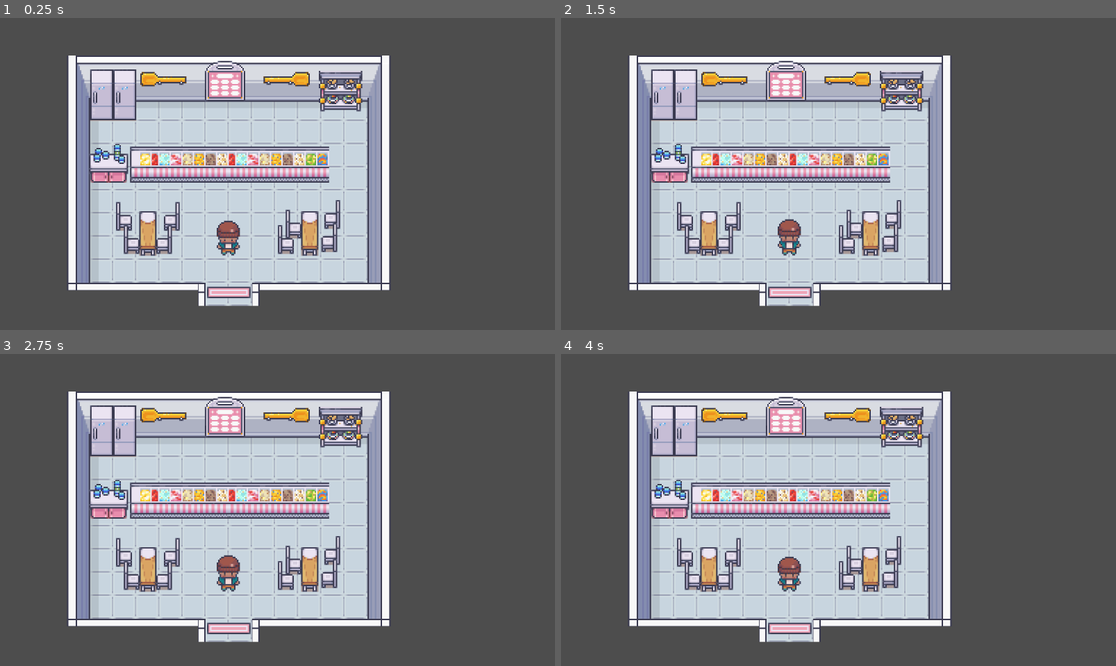
Above: before the commit, frames 1-4 (two rows, left to right).
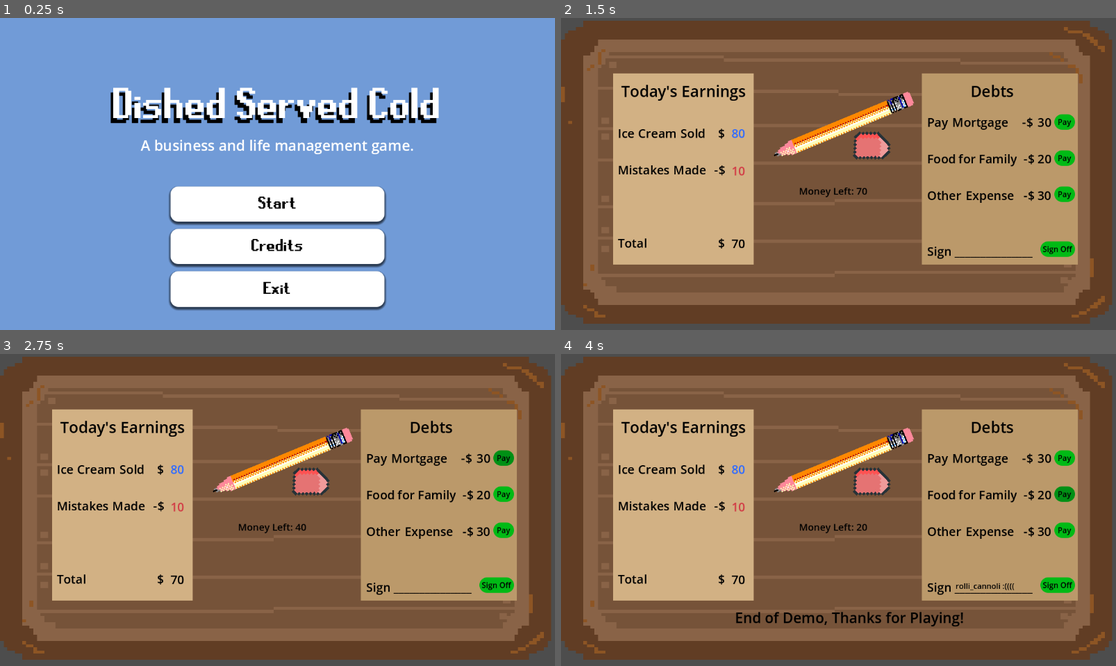
Above: after the commit, the same moments.

Repository: aehcipher/BroncoHack2025-GlycemicLoadComputers
Game: Godot game, scene res://main_menu.tscn
The game is run twice, just before and just after one commit, with the same random seed, the same clock (stepped at 60 frames per second) and the same inputs. Before the commit the project starts from res://scenes/world.tscn.
Inputs (mouse positions are in pixels of both pictures, inside the frame that each line leads up to):
- Up to frame 1 (0.25 s): no input
- Up to frame 2 (1.5 s): click (838, 205) at 0.5 s, where only the run after the commit has a clickable "Start"; click (905, 270) at 1.25 s, where only the run after the commit has a clickable "Skip"
- Up to frame 3 (2.75 s): click (505, 456) at 2 s, where only the run after the commit has a clickable "Pay"
- Up to frame 4 (4 s): click (1054, 584) at 2.75 s, where only the run after the commit has a clickable "Sign Off"; click (1066, 494) at 3.5 s, where only the run after the commit has a clickable "Pay"

The runs differ from the first frame. In frame 1, 99% of the frame differs, in the area x 0-100%, y 0-100%; in frame 2, 96%; in frame 3, 96%; in frame 4, 96%.

Commit message:
Updated a lot of stuff
finished a lot of stuff. final commit hopefully

Diff:
--- a/main_menu.gd
+++ b/main_menu.gd
@@ -3,8 +3,7 @@
 
 func _on_start_pressed() -> void:
 	print("Start pressed!")
-	# the scene that occcurs when we press start will be
-	# implemented by using this: get_tree().change_scene_to_file("path to next scene")
+	get_tree().change_scene_to_file("res://scenes/world.tscn")
 
 
 func _on_credits_pressed() -> void:
--- a/main_menu.tscn
+++ b/main_menu.tscn
@@ -128,7 +128,7 @@
 theme_override_constants/shadow_offset_y = 10
 theme_override_fonts/font = ExtResource("1_06t4h")
 theme_override_font_sizes/font_size = 100
-text = "[]"
+text = "Dished Served Cold"
 horizontal_alignment = 1
 vertical_alignment = 1
 
--- a/night_scene.gd
+++ b/night_scene.gd
@@ -11,6 +11,8 @@
 
 	label.text = "Money Left: " + str(totalMoney)
 	$Label12.visible = false
+	$Label13.visible = false
+	$Label14.visible = false
 
 func update_money(new_value):
 	totalMoney = totalMoney + new_value
@@ -49,4 +51,5 @@
 		$Label12.visible = true
 	else:
 		$Label12.visible = false
-		#switch to next scene
+		$Label13.visible = true
+		$Label14.visible = true
--- a/night_scene.tscn
+++ b/night_scene.tscn
@@ -131,7 +131,7 @@
 offset_bottom = 258.0
 theme_override_colors/font_color = Color(0.192364, 0.422228, 1, 1)
 theme_override_font_sizes/font_size = 25
-text = "T"
+text = "80"
 horizontal_alignment = 1
 vertical_alignment = 1
 
@@ -143,7 +143,7 @@
 offset_bottom = 336.0
 theme_override_colors/font_color = Color(0.823774, 0.240893, 0.276781, 1)
 theme_override_font_sizes/font_size = 25
-text = "T"
+text = "10"
 horizontal_alignment = 1
 vertical_alignment = 1
 
@@ -155,7 +155,7 @@
 offset_bottom = 487.0
 theme_override_colors/font_color = Color(0, 0, 0, 1)
 theme_override_font_sizes/font_size = 25
-text = "T"
+text = "70"
 horizontal_alignment = 1
 vertical_alignment = 1
 
@@ -167,7 +167,7 @@
 offset_bottom = 387.0
 theme_override_colors/font_color = Color(0, 0, 0, 1)
 theme_override_font_sizes/font_size = 25
-text = "T"
+text = "30"
 horizontal_alignment = 1
 vertical_alignment = 1
 
@@ -290,6 +290,27 @@
 horizontal_alignment = 1
 vertical_alignment = 1
 
+[node name="Label13" type="Label" parent="."]
+layout_mode = 0
+offset_left = 819.0
+offset_top = 470.0
+offset_right = 972.0
+offset_bottom = 493.0
+theme_override_colors/font_color = Color(0, 0, 0, 1)
+text = "rolli_cannoli :(((("
+
+[node name="Label14" type="Label" parent="."]
+layout_mode = 0
+offset_left = 361.0
+offset_top = 516.0
+offset_right = 836.0
+offset_bottom = 579.0
+theme_override_colors/font_color = Color(0, 0, 0, 1)
+theme_override_font_sizes/font_size = 30
+text = "End of Demo, Thanks for Playing!"
+horizontal_alignment = 1
+vertical_alignment = 1
+
 [connection signal="pressed" from="Button" to="." method="_on_PayMortgage_pressed"]
 [connection signal="pressed" from="Button2" to="." method="_on_payFood_pressed"]
 [connection signal="pressed" from="Button3" to="." method="_on_payOther_pressed"]
--- a/player.gd
+++ /dev/null
@@ -1,54 +0,0 @@
-extends Area2D
-
-@export var speed = 200 # How fast the player will move (pixels/sec).
-var screen_size # Size of the game window.
-var facing_direction = 3 # What direction character is facing. 1=up, 2=left, 3=down, 4=right
-
-# Initializes on start
-func _ready():
-	screen_size = get_viewport_rect().size
-
-func _process(delta):
-	var velocity = Vector2.ZERO # The player's movement vector.
-	if Input.is_action_pressed("right"):
-		velocity.x += 1
-		facing_direction = 4
-	if Input.is_action_pressed("left"):
-		velocity.x -= 1
-		facing_direction = 2
-	if Input.is_action_pressed("down"):
-		velocity.y += 1
-		facing_direction = 3
-	if Input.is_action_pressed("up"):
-		velocity.y -= 1
-		facing_direction = 1
-
-	if velocity.length() > 0:
-		velocity = velocity.normalized() * speed
-		$AnimatedSprite2D.play()
-
-	position += velocity * delta
-	position = position.clamp(Vector2.ZERO, screen_size)
-
-	if velocity.length() > 0:
-		# set appropriate run animation
-		if velocity.x > 0:
-			$AnimatedSprite2D.animation = "runRight"
-		elif velocity.x < 0:
-			$AnimatedSprite2D.animation = "runLeft"
-		elif velocity.y < 0:
-			$AnimatedSprite2D.animation = "runUp"
-		elif velocity.y > 0:
-			$AnimatedSprite2D.animation = "runDown"
-		$AnimatedSprite2D.play()
-	else:
-		# set appropriate idle animation
-		if facing_direction == 1:
-			$AnimatedSprite2D.animation = "idleUp"
-		elif facing_direction == 3:
-			$AnimatedSprite2D.animation = "idleDown"
-		elif facing_direction == 2:
-			$AnimatedSprite2D.animation = "idleLeft"
-		elif facing_direction == 4:
-			$AnimatedSprite2D.animation = "idleRight"
-		$AnimatedSprite2D.play()
--- a/project.godot
+++ b/project.godot
@@ -11,7 +11,7 @@
 [application]
 
 config/name="BroncoHack2025-GlycemicLoadComputers"
-run/main_scene="uid://dv6xfr22y0srw"
+run/main_scene="uid://df1ssq3lyxepr"
 config/features=PackedStringArray("4.4", "GL Compatibility")
 config/icon="res://icon.svg"
 
--- a/scenes/world.tscn
+++ b/scenes/world.tscn
@@ -1,11 +1,12 @@
-[gd_scene load_steps=13 format=4 uid="uid://dv6xfr22y0srw"]
+[gd_scene load_steps=64 format=4 uid="uid://dv6xfr22y0srw"]
 
 [ext_resource type="Texture2D" uid="uid://b5bmnmuqv048b" path="res://art/tileset/Room_Builder_Walls_48x48.png" id="2_71j4m"]
 [ext_resource type="Texture2D" uid="uid://bahf2eesqqnt7" path="res://art/tileset/Room_Builder_Floors_48x48.png" id="3_qfnet"]
 [ext_resource type="Texture2D" uid="uid://bv2ej5ttf8a7t" path="res://art/objects/24_Ice_Cream_Shop_48x48.png" id="4_71j4m"]
 [ext_resource type="Texture2D" uid="uid://dhg5oqnki7yu4" path="res://art/tileset/Room_Builder_3d_walls_48x48.png" id="4_i7141"]
 [ext_resource type="Texture2D" uid="uid://dgrd46xaqnbp4" path="res://art/objects/12_Kitchen_48x48.png" id="5_71j4m"]
-[ext_resource type="PackedScene" uid="uid://bllqov7i62ey8" path="res://character_body_2d.tscn" id="6_qfnet"]
+[ext_resource type="Script" uid="uid://biulj0uentmyo" path="res://scripts/player.gd" id="7_4mrxx"]
+[ext_resource type="Texture2D" uid="uid://ciorov5pb2wdi" path="res://art/characters/Premade_Character_48x48_04.png" id="7_i7141"]
 
 [sub_resource type="TileSetAtlasSource" id="TileSetAtlasSource_7r4gi"]
 texture = ExtResource("2_71j4m")
@@ -213,6 +214,389 @@
 sources/4 = SubResource("TileSetAtlasSource_qfnet")
 sources/6 = SubResource("TileSetAtlasSource_i7141")
 
+[sub_resource type="AtlasTexture" id="AtlasTexture_ij6vw"]
+atlas = ExtResource("7_i7141")
+region = Rect2(864, 96, 48, 96)
+
+[sub_resource type="AtlasTexture" id="AtlasTexture_ghijl"]
+atlas = ExtResource("7_i7141")
+region = Rect2(912, 96, 48, 96)
+
+[sub_resource type="AtlasTexture" id="AtlasTexture_44cfe"]
+atlas = ExtResource("7_i7141")
+region = Rect2(960, 96, 48, 96)
+
+[sub_resource type="AtlasTexture" id="AtlasTexture_dd465"]
+atlas = ExtResource("7_i7141")
+region = Rect2(1008, 96, 48, 96)
+
+[sub_resource type="AtlasTexture" id="AtlasTexture_lhvu3"]
+atlas = ExtResource("7_i7141")
+region = Rect2(1056, 96, 48, 96)
+
+[sub_resource type="AtlasTexture" id="AtlasTexture_4sjlk"]
+atlas = ExtResource("7_i7141")
+region = Rect2(1104, 96, 48, 96)
+
+[sub_resource type="AtlasTexture" id="AtlasTexture_qp52p"]
+atlas = ExtResource("7_i7141")
+region = Rect2(576, 96, 48, 96)
+
+[sub_resource type="AtlasTexture" id="AtlasTexture_6ct3r"]
+atlas = ExtResource("7_i7141")
+region = Rect2(624, 96, 48, 96)
+
+[sub_resource type="AtlasTexture" id="AtlasTexture_1kp85"]
+atlas = ExtResource("7_i7141")
+region = Rect2(672, 96, 48, 96)
+
+[sub_resource type="AtlasTexture" id="AtlasTexture_qnedo"]
+atlas = ExtResource("7_i7141")
+region = Rect2(720, 96, 48, 96)
+
+[sub_resource type="AtlasTexture" id="AtlasTexture_wyqjk"]
+atlas = ExtResource("7_i7141")
+region = Rect2(768, 96, 48, 96)
+
+[sub_resource type="AtlasTexture" id="AtlasTexture_k85er"]
+atlas = ExtResource("7_i7141")
+region = Rect2(816, 96, 48, 96)
+
+[sub_resource type="AtlasTexture" id="AtlasTexture_ebjds"]
+atlas = ExtResource("7_i7141")
+region = Rect2(0, 96, 48, 96)
+
+[sub_resource type="AtlasTexture" id="AtlasTexture_y1dt5"]
+atlas = ExtResource("7_i7141")
+region = Rect2(48, 96, 48, 96)
+
+[sub_resource type="AtlasTexture" id="AtlasTexture_au0nh"]
+atlas = ExtResource("7_i7141")
+region = Rect2(96, 96, 48, 96)
+
+[sub_resource type="AtlasTexture" id="AtlasTexture_76bt2"]
+atlas = ExtResource("7_i7141")
+region = Rect2(144, 96, 48, 96)
+
+[sub_resource type="AtlasTexture" id="AtlasTexture_sxias"]
+atlas = ExtResource("7_i7141")
+region = Rect2(192, 96, 48, 96)
+
+[sub_resource type="AtlasTexture" id="AtlasTexture_ucfvk"]
+atlas = ExtResource("7_i7141")
+region = Rect2(240, 96, 48, 96)
+
+[sub_resource type="AtlasTexture" id="AtlasTexture_2dyae"]
+atlas = ExtResource("7_i7141")
+region = Rect2(288, 96, 48, 96)
+
+[sub_resource type="AtlasTexture" id="AtlasTexture_2u5n8"]
+atlas = ExtResource("7_i7141")
+region = Rect2(336, 96, 48, 96)
+
+[sub_resource type="AtlasTexture" id="AtlasTexture_73nau"]
+atlas = ExtResource("7_i7141")
+region = Rect2(384, 96, 48, 96)
+
+[sub_resource type="AtlasTexture" id="AtlasTexture_skrk8"]
+atlas = ExtResource("7_i7141")
+region = Rect2(432, 96, 48, 96)
+
+[sub_resource type="AtlasTexture" id="AtlasTexture_ye16i"]
+atlas = ExtResource("7_i7141")
+region = Rect2(480, 96, 48, 96)
+
+[sub_resource type="AtlasTexture" id="AtlasTexture_75u2t"]
+atlas = ExtResource("7_i7141")
+region = Rect2(528, 96, 48, 96)
+
+[sub_resource type="AtlasTexture" id="AtlasTexture_7qa1u"]
+atlas = ExtResource("7_i7141")
+region = Rect2(864, 192, 48, 96)
+
+[sub_resource type="AtlasTexture" id="AtlasTexture_8gu1l"]
+atlas = ExtResource("7_i7141")
+region = Rect2(912, 192, 48, 96)
+
+[sub_resource type="AtlasTexture" id="AtlasTexture_jsgy1"]
+atlas = ExtResource("7_i7141")
+region = Rect2(960, 192, 48, 96)
+
+[sub_resource type="AtlasTexture" id="AtlasTexture_el80s"]
+atlas = ExtResource("7_i7141")
+region = Rect2(1008, 192, 48, 96)
+
+[sub_resource type="AtlasTexture" id="AtlasTexture_oxcm1"]
+atlas = ExtResource("7_i7141")
+region = Rect2(1056, 192, 48, 96)
+
+[sub_resource type="AtlasTexture" id="AtlasTexture_ltww1"]
+atlas = ExtResource("7_i7141")
+region = Rect2(1104, 192, 48, 96)
+
+[sub_resource type="AtlasTexture" id="AtlasTexture_a7mna"]
+atlas = ExtResource("7_i7141")
+region = Rect2(576, 192, 48, 96)
+
+[sub_resource type="AtlasTexture" id="AtlasTexture_lmwkj"]
+atlas = ExtResource("7_i7141")
+region = Rect2(624, 192, 48, 96)
+
+[sub_resource type="AtlasTexture" id="AtlasTexture_k3r5w"]
+atlas = ExtResource("7_i7141")
+region = Rect2(672, 192, 48, 96)
+
+[sub_resource type="AtlasTexture" id="AtlasTexture_1rslu"]
+atlas = ExtResource("7_i7141")
+region = Rect2(720, 192, 48, 96)
+
+[sub_resource type="AtlasTexture" id="AtlasTexture_3uyxa"]
+atlas = ExtResource("7_i7141")
+region = Rect2(768, 192, 48, 96)
+
+[sub_resource type="AtlasTexture" id="AtlasTexture_61y8d"]
+atlas = ExtResource("7_i7141")
+region = Rect2(816, 192, 48, 96)
+
+[sub_resource type="AtlasTexture" id="AtlasTexture_8icv6"]
+atlas = ExtResource("7_i7141")
+region = Rect2(0, 192, 48, 96)
+
+[sub_resource type="AtlasTexture" id="AtlasTexture_mwn6v"]
+atlas = ExtResource("7_i7141")
+region = Rect2(48, 192, 48, 96)
+
+[sub_resource type="AtlasTexture" id="AtlasTexture_ms8fj"]
+atlas = ExtResource("7_i7141")
+region = Rect2(96, 192, 48, 96)
+
+[sub_resource type="AtlasTexture" id="AtlasTexture_unmcv"]
+atlas = ExtResource("7_i7141")
+region = Rect2(144, 192, 48, 96)
+
+[sub_resource type="AtlasTexture" id="AtlasTexture_gh552"]
+atlas = ExtResource("7_i7141")
+region = Rect2(192, 192, 48, 96)
+
+[sub_resource type="AtlasTexture" id="AtlasTexture_mbxdm"]
+atlas = ExtResource("7_i7141")
+region = Rect2(240, 192, 48, 96)
+
+[sub_resource type="AtlasTexture" id="AtlasTexture_rk7dk"]
+atlas = ExtResource("7_i7141")
+region = Rect2(288, 192, 48, 96)
+
+[sub_resource type="AtlasTexture" id="AtlasTexture_uafw2"]
+atlas = ExtResource("7_i7141")
+region = Rect2(336, 192, 48, 96)
+
+[sub_resource type="AtlasTexture" id="AtlasTexture_76puf"]
+atlas = ExtResource("7_i7141")
+region = Rect2(384, 192, 48, 96)
+
+[sub_resource type="AtlasTexture" id="AtlasTexture_wd4sy"]
+atlas = ExtResource("7_i7141")
+region = Rect2(432, 192, 48, 96)
+
+[sub_resource type="AtlasTexture" id="AtlasTexture_nqd4t"]
+atlas = ExtResource("7_i7141")
+region = Rect2(480, 192, 48, 96)
+
+[sub_resource type="AtlasTexture" id="AtlasTexture_tqjdw"]
+atlas = ExtResource("7_i7141")
+region = Rect2(528, 192, 48, 96)
+
+[sub_resource type="SpriteFrames" id="SpriteFrames_4mrxx"]
+animations = [{
+"frames": [{
+"duration": 1.0,
+"texture": SubResource("AtlasTexture_ij6vw")
+}, {
+"duration": 1.0,
+"texture": SubResource("AtlasTexture_ghijl")
+}, {
+"duration": 1.0,
+"texture": SubResource("AtlasTexture_44cfe")
+}, {
+"duration": 1.0,
+"texture": SubResource("AtlasTexture_dd465")
+}, {
+"duration": 1.0,
+"texture": SubResource("AtlasTexture_lhvu3")
+}, {
+"duration": 1.0,
+"texture": SubResource("AtlasTexture_4sjlk")
+}],
+"loop": true,
+"name": &"idleDown",
+"speed": 4.0
+}, {
+"frames": [{
+"duration": 1.0,
+"texture": SubResource("AtlasTexture_qp52p")
+}, {
+"duration": 1.0,
+"texture": SubResource("AtlasTexture_6ct3r")
+}, {
+"duration": 1.0,
+"texture": SubResource("AtlasTexture_1kp85")
+}, {
+"duration": 1.0,
+"texture": SubResource("AtlasTexture_qnedo")
+}, {
+"duration": 1.0,
+"texture": SubResource("AtlasTexture_wyqjk")
+}, {
+"duration": 1.0,
+"texture": SubResource("AtlasTexture_k85er")
+}],
+"loop": true,
+"name": &"idleLeft",
+"speed": 4.0
+}, {
+"frames": [{
+"duration": 1.0,
+"texture": SubResource("AtlasTexture_ebjds")
+}, {
+"duration": 1.0,
+"texture": SubResource("AtlasTexture_y1dt5")
+}, {
+"duration": 1.0,
+"texture": SubResource("AtlasTexture_au0nh")
+}, {
+"duration": 1.0,
+"texture": SubResource("AtlasTexture_76bt2")
+}, {
+"duration": 1.0,
+"texture": SubResource("AtlasTexture_sxias")
+}, {
+"duration": 1.0,
+"texture": SubResource("AtlasTexture_ucfvk")
+}],
+"loop": true,
+"name": &"idleRight",
+"speed": 4.0
+}, {
+"frames": [{
+"duration": 1.0,
+"texture": SubResource("AtlasTexture_2dyae")
+}, {
+"duration": 1.0,
+"texture": SubResource("AtlasTexture_2u5n8")
+}, {
+"duration": 1.0,
+"texture": SubResource("AtlasTexture_73nau")
+}, {
+"duration": 1.0,
+"texture": SubResource("AtlasTexture_skrk8")
+}, {
+"duration": 1.0,
+"texture": SubResource("AtlasTexture_ye16i")
+}, {
+"duration": 1.0,
+"texture": SubResource("AtlasTexture_75u2t")
+}],
+"loop": true,
+"name": &"idleUp",
+"speed": 4.0
+}, {
+"frames": [{
+"duration": 1.0,
+"texture": SubResource("AtlasTexture_7qa1u")
+}, {
+"duration": 1.0,
+"texture": SubResource("AtlasTexture_8gu1l")
+}, {
+"duration": 1.0,
+"texture": SubResource("AtlasTexture_jsgy1")
+}, {
+"duration": 1.0,
+"texture": SubResource("AtlasTexture_el80s")
+}, {
+"duration": 1.0,
+"texture": SubResource("AtlasTexture_oxcm1")
+}, {
+"duration": 1.0,
+"texture": SubResource("AtlasTexture_ltww1")
+}],
+"loop": true,
+"name": &"runDown",
+"speed": 8.0
+}, {
+"frames": [{
+"duration": 1.0,
+"texture": SubResource("AtlasTexture_a7mna")
+}, {
+"duration": 1.0,
+"texture": SubResource("AtlasTexture_lmwkj")
+}, {
+"duration": 1.0,
+"texture": SubResource("AtlasTexture_k3r5w")
+}, {
+"duration": 1.0,
+"texture": SubResource("AtlasTexture_1rslu")
+}, {
+"duration": 1.0,
+"texture": SubResource("AtlasTexture_3uyxa")
+}, {
+"duration": 1.0,
+"texture": SubResource("AtlasTexture_61y8d")
+}],
+"loop": true,
+"name": &"runLeft",
+"speed": 8.0
+}, {
+"frames": [{
+"duration": 1.0,
+"texture": SubResource("AtlasTexture_8icv6")
+}, {
+"duration": 1.0,
+"texture": SubResource("AtlasTexture_mwn6v")
+}, {
+"duration": 1.0,
+"texture": SubResource("AtlasTexture_ms8fj")
+}, {
+"duration": 1.0,
+"texture": SubResource("AtlasTexture_unmcv")
+}, {
+"duration": 1.0,
+"texture": SubResource("AtlasTexture_gh552")
+}, {
+"duration": 1.0,
+"texture": SubResource("AtlasTexture_mbxdm")
+}],
+"loop": true,
+"name": &"runRight",
+"speed": 8.0
+}, {
+"frames": [{
+"duration": 1.0,
+"texture": SubResource("AtlasTexture_rk7dk")
+}, {
+"duration": 1.0,
+"texture": SubResource("AtlasTexture_uafw2")
+}, {
+"duration": 1.0,
+"texture": SubResource("AtlasTexture_76puf")
+}, {
+"duration": 1.0,
+"texture": SubResource("AtlasTexture_wd4sy")
+}, {
+"duration": 1.0,
+"texture": SubResource("AtlasTexture_nqd4t")
+}, {
+"duration": 1.0,
+"texture": SubResource("AtlasTexture_tqjdw")
+}],
+"loop": true,
+"name": &"runUp",
+"speed": 8.0
+}]
+
+[sub_resource type="CapsuleShape2D" id="CapsuleShape2D_7r4gi"]
+radius = 28.0
+height = 84.0
+
 [node name="world" type="Node2D"]
 
 [node name="TileMap" type="TileMap" parent="."]
@@ -236,6 +620,28 @@
 tile_map_data = PackedByteArray("AAApAAMABAAAAA8AAAAUAAMABAAAAA8AAAAWAAQABAADABAAAAAXAAEABAADABAAAAARAAEABAAGABAAAAASAA …(224 unchanged characters)…
 tile_set = SubResource("TileSet_q5onr")
 
-[node name="Player" parent="." instance=ExtResource("6_qfnet")]
-y_sort_enabled = true
-position = Vector2(474, 445)
+[node name="CharacterBody2D" type="CharacterBody2D" parent="."]
+position = Vector2(470, 210)
+script = ExtResource("7_4mrxx")
+
+[node name="AnimatedSprite2D" type="AnimatedSprite2D" parent="CharacterBody2D"]
+sprite_frames = SubResource("SpriteFrames_4mrxx")
+animation = &"idleDown"
+
+[node name="CollisionShape2D" type="CollisionShape2D" parent="CharacterBody2D"]
+position = Vector2(0, 12)
+shape = SubResource("CapsuleShape2D_7r4gi")
+
+[node name="Timer" type="Timer" parent="."]
+wait_time = 60.0
+autostart = true
+
+[node name="Button" type="Button" parent="."]
+offset_left = 657.0
+offset_top = 510.0
+offset_right = 762.0
+offset_bottom = 544.0
+text = "Skip"
+
+[connection signal="timeout" from="Timer" to="CharacterBody2D" method="_on_timer_timeout"]
+[connection signal="pressed" from="Button" to="CharacterBody2D" method="_on_button_pressed"]
--- a/scripts/player.gd
+++ b/scripts/player.gd
@@ -1,4 +1,4 @@
-extends Area2D
+extends CharacterBody2D
 
 @export var speed = 200 # How fast the player will move (pixels/sec).
 var screen_size # Size of the game window.
@@ -52,3 +52,11 @@
 		elif facing_direction == 4:
 			$AnimatedSprite2D.animation = "idleRight"
 		$AnimatedSprite2D.play()
+
+
+func _on_timer_timeout() -> void:
+	get_tree().change_scene_to_file("res://night_scene.tscn")
+
+
+func _on_button_pressed() -> void:
+	get_tree().change_scene_to_file("res://night_scene.tscn")
Binary file removed: Body_48x48_02(1).png
Not shown: 1 places in Credits.tscn that only renumber resources
Binary file removed: Premade_Character_48x48_04.png
Not shown, removed: Premade_Character_48x48_04.png.import
Binary file added: Signature.png
Not shown, changed: Signature.png.import
Not shown: 1 places in main_menu.tscn that only renumber resources
Not shown: 1 places in night_scene.tscn that only renumber resources
Not shown: 1 places in npc.tscn that only renumber resources
Not shown, removed: player.gd.uid
Renamed: character_body_2d.tscn -> scenes/character_body_2d.tscn
Not shown: 1 places in whateverThisIs.tscn that only renumber resources
